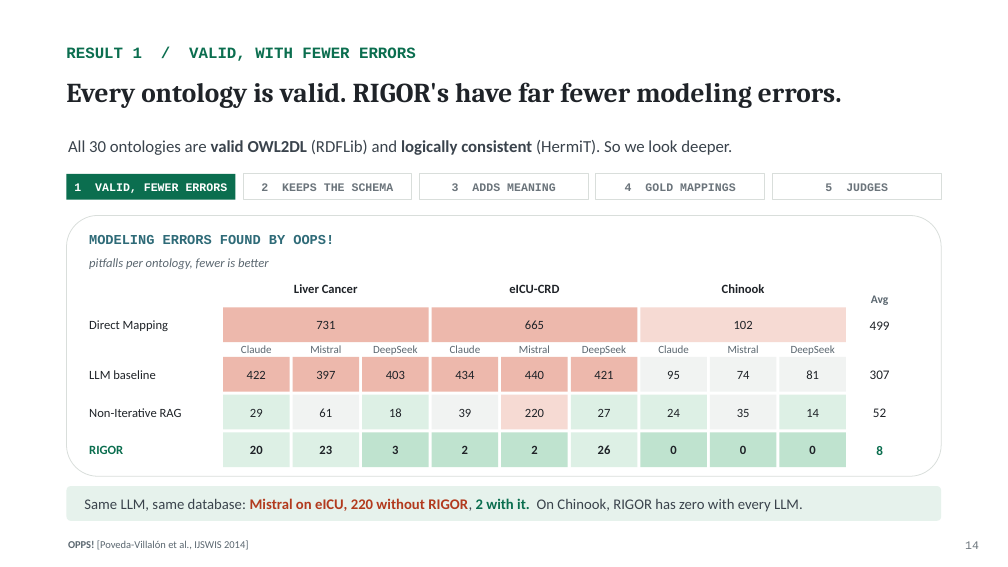
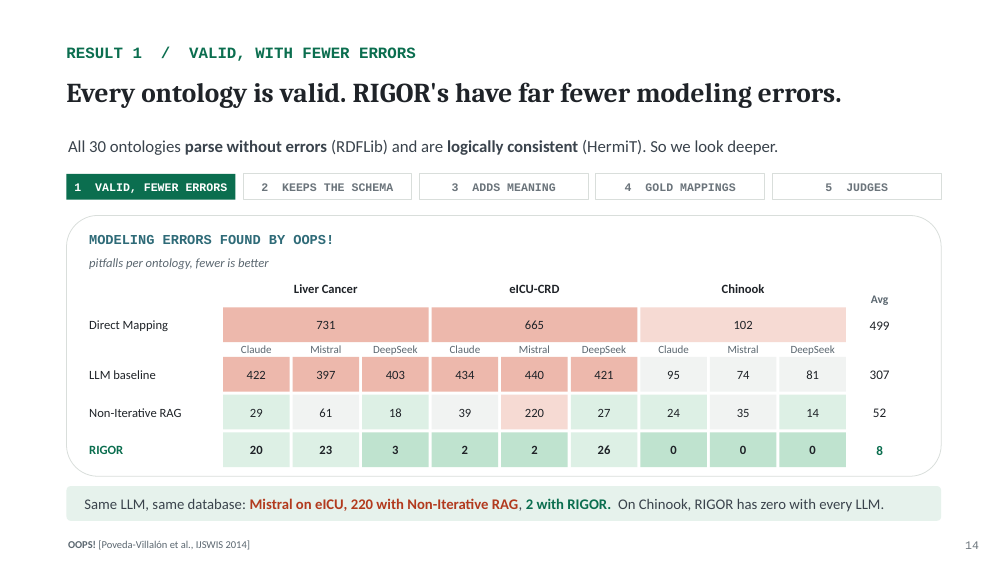
Before and after one commit to NadeenAhmad/rigor_private, a slide deck: slide 36 of presentation/RIGOR_ISWC2026_final.pptx. Drawn at 1008x567 pixels with LibreOffice and Linux fonts; fonts in the diff are those of the drawing. Boxes give left, top, right and bottom in pixels: in the first picture for what was removed or moved away, otherwise in the second. Text is boxed around its words. In the diff, an @@ line names an element or a change of style, - is before the commit and + after.

```diff
--- a/presentation/RIGOR_ISWC2026_final.pptx
+++ b/presentation/RIGOR_ISWC2026_final.pptx
@@ text at (68, 140, 778, 155): text changed @@
-All 30 ontologies are valid OWL2DL (RDFLib) and logically consistent (HermiT). So we look deeper.
+All 30 ontologies parse without errors (RDFLib) and are logically consistent (HermiT). So we look deeper.
@@ text in rounded rectangle at (84, 498, 885, 512): text changed @@
-Same LLM, same database: Mistral on eICU, 220 without RIGOR, 2 with it. On Chinook, RIGOR has zero with every LLM.
+Same LLM, same database: Mistral on eICU, 220 with Non-Iterative RAG, 2 with RIGOR. On Chinook, RIGOR has zero with every LLM.
@@ text at (68, 540, 250, 550): text changed @@
-OPPS! [Poveda-Villalón et al., IJSWIS 2014]
+OOPS! [Poveda-Villalón et al., IJSWIS 2014]
```
Also in this commit, not shown: 13 other slides changed, 5 other files.
